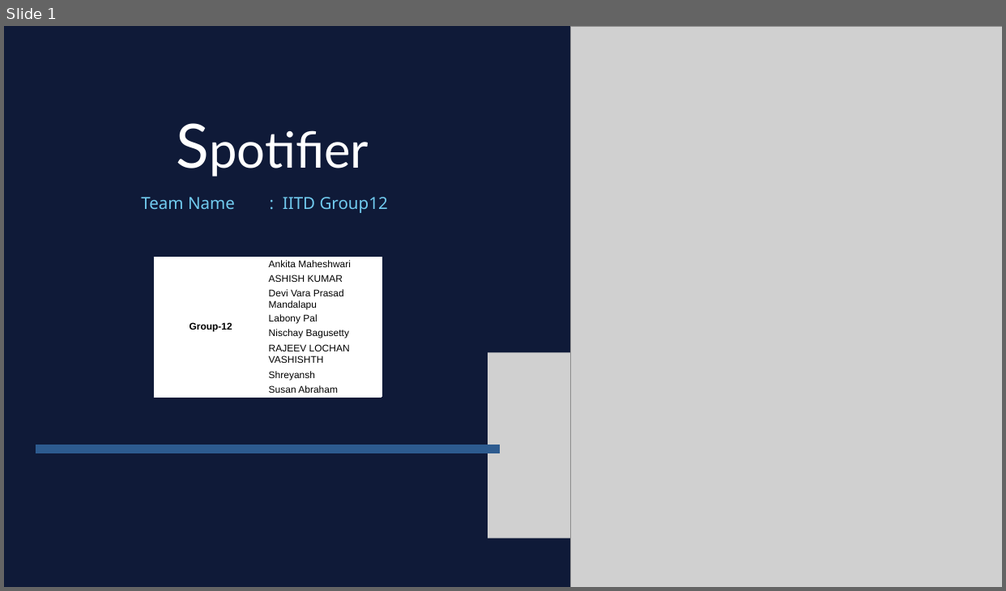
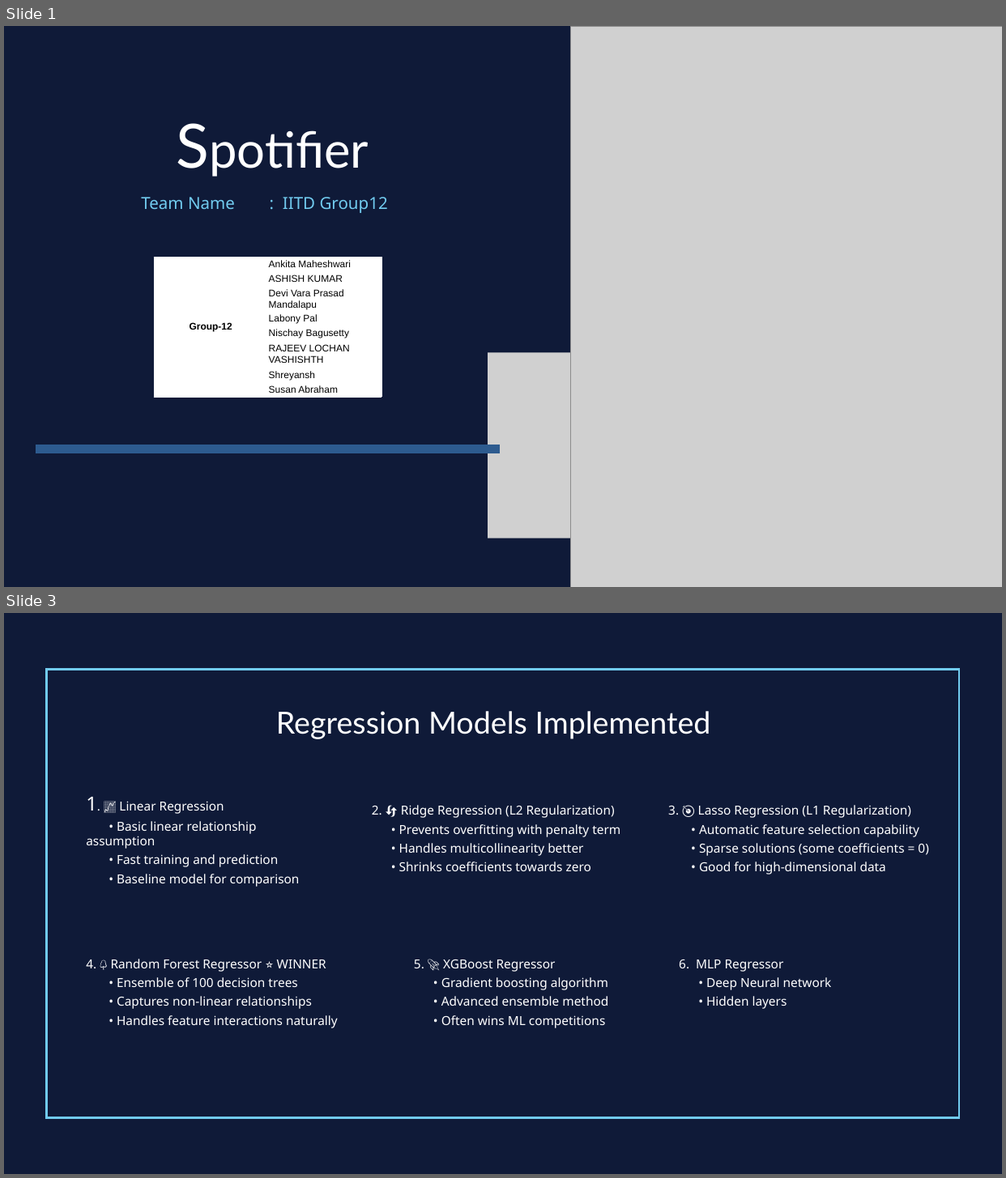
Before and after one commit to maahilachhwani/IITD_Spotify, a slide deck: IITD_Spotify_Project_Group12.pptx. Shown one above the other, each under a label of ours: slide 1 before the commit, slides 1 and 3 after it; the slides between them are not shown. The pictures are 1006x591 and 1006x1178 pixels, drawn with LibreOffice and Linux fonts; fonts in the diff are those of the drawing; grey boxes stand for pictures. Boxes give left, top, right and bottom in pixels: in the first picture for what was removed or moved away, otherwise in the second. Text is boxed around its words. In the diff, an @@ line names an element or a change of style, - is before the commit and + after.

Commit message:
latest ppt

```diff
--- a/IITD_Spotify_Project_Group12.pptx
+++ b/IITD_Spotify_Project_Group12.pptx
@@ slide 3 added at [4,613,1002,1174], background #0F1A38 @@
@@ freeform shape added at [46,669,959,1118], outline #71CBEF 3 pt @@
@@ title added at [276,711,711,739], 44 pt, text #FFFFFF @@
+Regression Models Implemented
@@ text added at [86,797,300,887], 18 pt, text #FFFFFF @@
+• 1. 📈 Linear Regression
+• • Basic linear relationship assumption
+• • Fast training and prediction
+• • Baseline model for comparison
@@ text added at [372,805,620,871], 18 pt, text #FFFFFF @@
+• 2. 🔄 Ridge Regression (L2 Regularization)
+• • Prevents overfitting with penalty term
+• • Handles multicollinearity better
+• • Shrinks coefficients towards zero
@@ text added at [668,805,928,875], 18 pt, text #FFFFFF @@
+• 3. 🎯 Lasso Regression (L1 Regularization)
+• • Automatic feature selection capability
+• • Sparse solutions (some coefficients = 0)
+• • Good for high-dimensional data
@@ text added at [86,959,338,1029], 18 pt, text #FFFFFF @@
+• 4. 🌳 Random Forest Regressor ⭐ WINNER
+• • Ensemble of 100 decision trees
+• • Captures non-linear relationships
+• • Handles feature interactions naturally
@@ text added at [441,977,608,1029], 18 pt, text #FFFFFF @@
+• 5. 🚀 XGBoost Regressor
+• • Gradient boosting algorithm
+• • Advanced ensemble method
+• • Often wins ML competitions
@@ text added at [706,977,832,1009], 18 pt, text #FFFFFF @@
+• 6. MLP Regressor
+• • Deep Neural network
+• • Hidden layers
```
Also in this commit, not shown: 5 other slides added, 2 slides removed.
